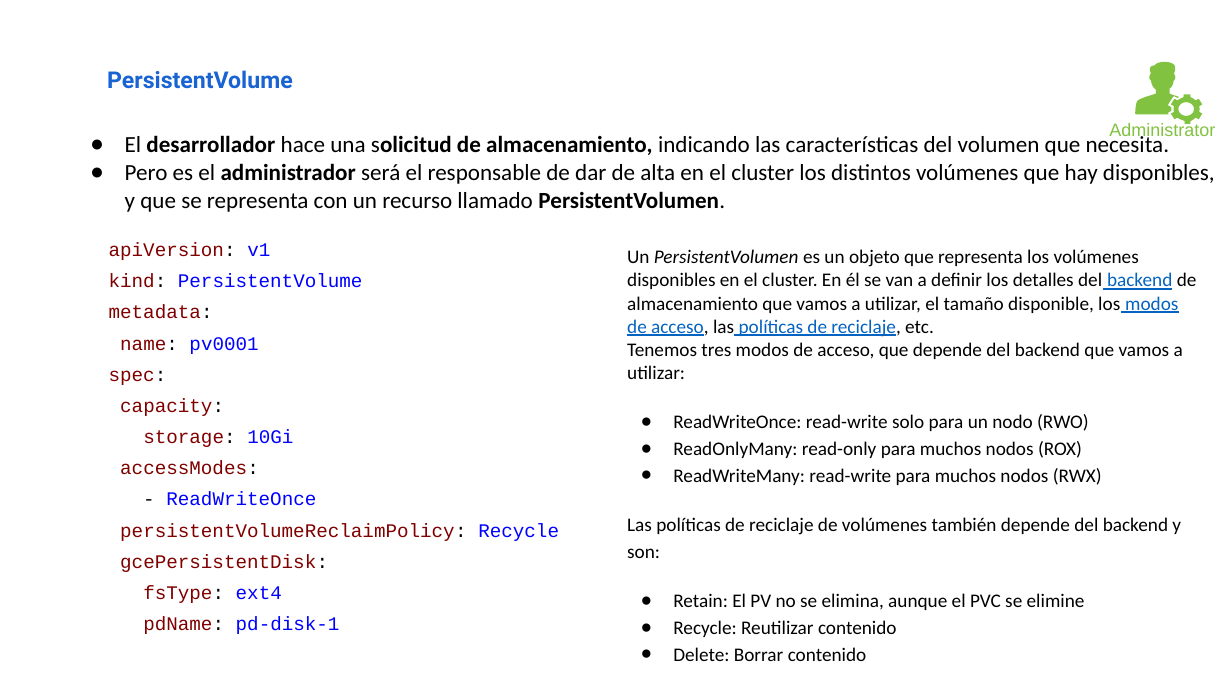
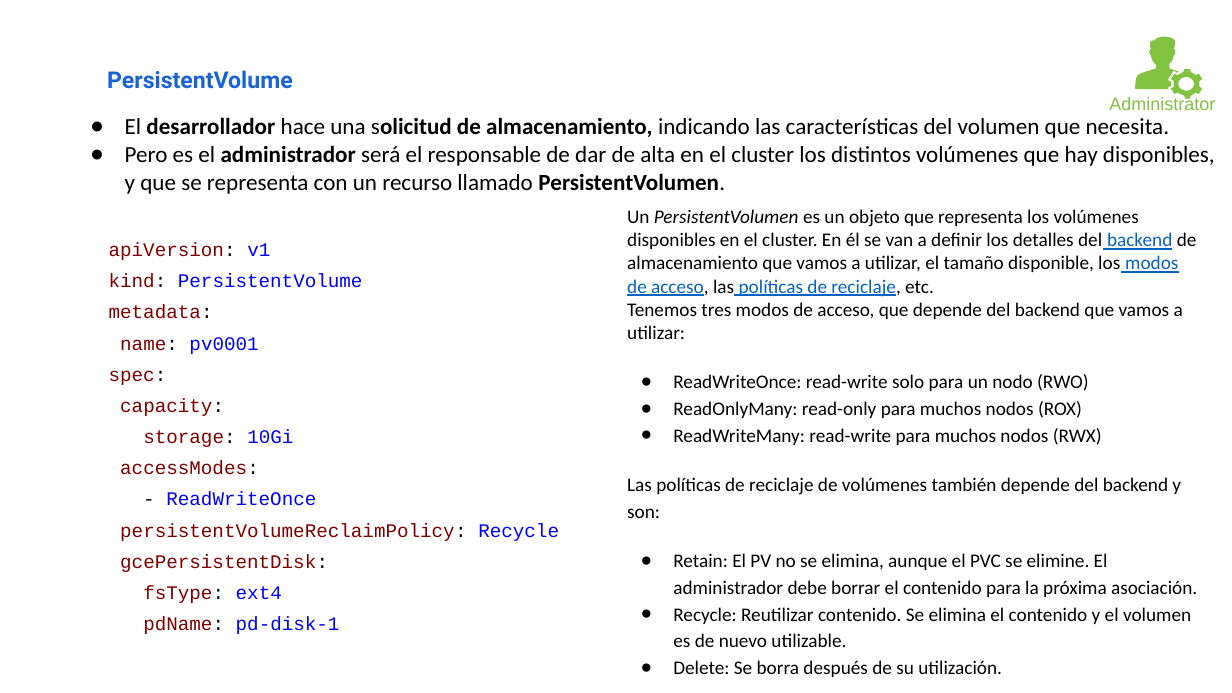
Before and after one commit to iesgn/curso_kubernetes_2020, a slide deck: slide 6 of unidad5/presentacion_unidad5.odp. Drawn at 1232x693 pixels with LibreOffice and Linux fonts; fonts in the diff are those of the drawing. Boxes give left, top, right and bottom in pixels: in the first picture for what was removed or moved away, otherwise in the second. Text is boxed around its words. In the diff, an @@ line names an element or a change of style, - is before the commit and + after.

```diff
--- a/unidad5/presentacion_unidad5.odp
+++ b/unidad5/presentacion_unidad5.odp
@@ freeform shape: place and size @@
-freeform shape at [1136,62,1203,124]
+freeform shape at [1136,37,1203,99]
@@ text "Administrator" rewrapped from [1109,122,1215,140] to [1109,97,1215,110] @@
@@ text "El desarrollador hace una solicitud ...": place and size @@
-text "El desarrollador hace una solicitud ..." at [125,133,1215,212]
+text "El desarrollador hace una solicitud ..." at [125,117,1215,194]
@@ text "Un PersistentVolumen es un objeto ...": place and size @@
-text "Un PersistentVolumen es un objeto ..." at [627,249,1197,637]
+text "Un PersistentVolumen es un objeto ..." at [627,209,1197,677]
@@ text at [673,553,1197,677]: text changed @@
-● Retain: El PV no se elimina, aunque el PVC se elimine
-● Recycle: Reutilizar contenido
-● Delete: Borrar contenido
+● Retain: El PV no se elimina, aunque el PVC se elimine. El administrador debe borrar el contenido para la próxima asociación.
+● Recycle: Reutilizar contenido. Se elimina el contenido y el volumen es de nuevo utilizable.
+● Delete: Se borra después de su utilización.
```
Also in this commit, not shown: 2 other slides changed, 1 other file.
